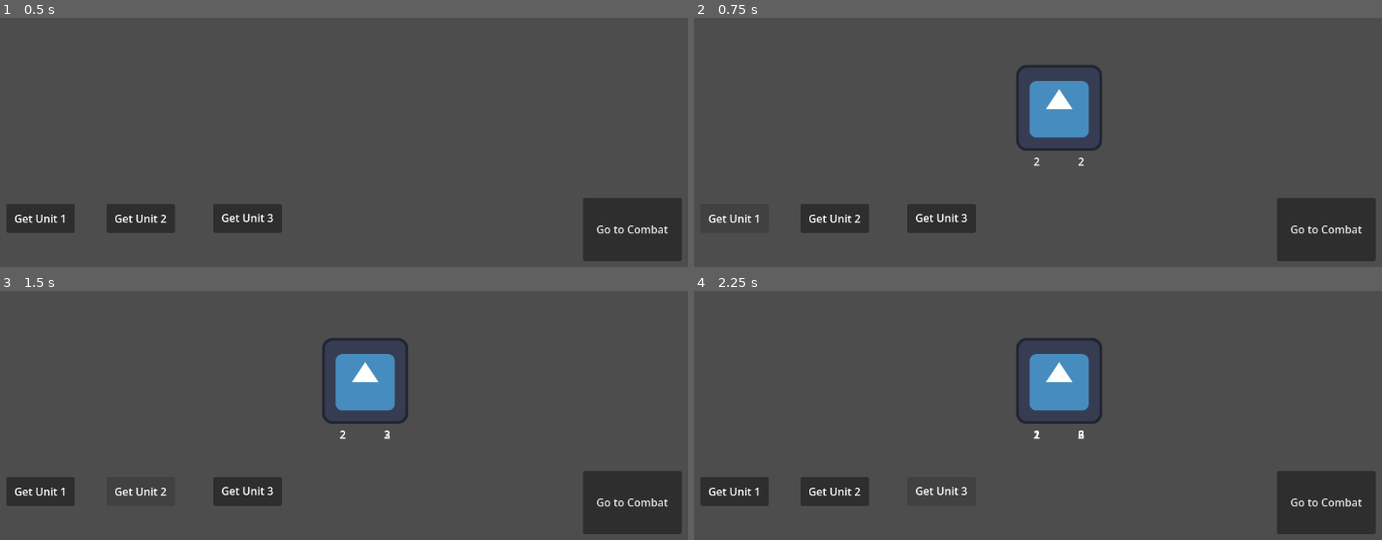
Above: before the commit, frames 1-4 (two rows, left to right).
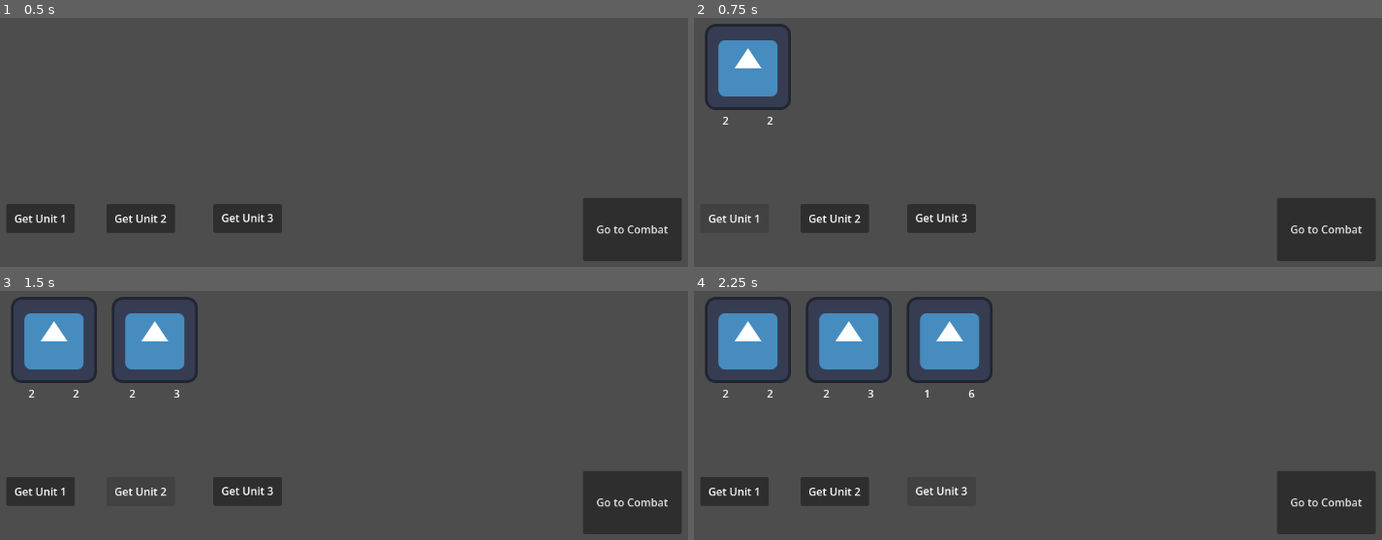
Above: after the commit, the same moments.

Repository: skeeeth/HACKER_AUTO_PETS
Game: Godot game, scene res://Scenes/ShopScene.tscn
Same seed, same stepped clock (60 frames per second), same inputs: the game is played once before the commit and once after it. The engine's default icon, where the game draws it, is replaced by a stand-in: a white triangle on a blue panel in a dark square.
Inputs:
- Up to frame 1 (0.5 s): no input
- Up to frame 2 (0.75 s): click "Get Unit 1" at 0.5 s
- Up to frame 3 (1.5 s): click "Get Unit 2" at 1.25 s
- Up to frame 4 (2.25 s): click "Get Unit 3" at 2 s

Frame 1 is identical in both runs. In frame 2, 5.1% of the frame differs, in the area x 1-60%, y 2-60%; in frame 3, 7.6%; in frame 4, 10%.

Commit message:
Finishing up shop
I implemented the units spawning in the shop to show what units you have. I also have it so the units purchased transfer into the combat simulator.

Diff:
--- a/Scenes/CombatSim.tscn
+++ b/Scenes/CombatSim.tscn
@@ -2,14 +2,10 @@
 
 [ext_resource type="Script" uid="uid://dfv4x5ov05lhh" path="res://Scripts/combat_sim.gd" id="1_pc1ni"]
 [ext_resource type="Script" uid="uid://6i4niaslfrq8" path="res://Resources/UnitData.gd" id="2_ollyq"]
-[ext_resource type="Resource" uid="uid://ca2uh8w5h7vln" path="res://Resources/Units/Unit1.tres" id="3_hobrl"]
-[ext_resource type="Resource" uid="uid://drdvw7jr2lha0" path="res://Resources/Units/Unit2.tres" id="4_sx1f8"]
-[ext_resource type="Resource" uid="uid://3thnakt2v0ij" path="res://Resources/Units/Unit3.tres" id="5_hb81n"]
 [ext_resource type="Resource" uid="uid://dxd8fem6tyriv" path="res://Resources/Units/Unit4.tres" id="6_sslh6"]
 
 [node name="CombatSim" type="Node2D" unique_id=807734234]
 script = ExtResource("1_pc1ni")
-ally_unit_data = Array[ExtResource("2_ollyq")]([ExtResource("3_hobrl"), ExtResource("4_sx1f8"), ExtResource("5_hb81n")])
 enemy_unit_data = Array[ExtResource("2_ollyq")]([ExtResource("6_sslh6")])
 step_size = 150
 
--- a/Scenes/ShopScene.tscn
+++ b/Scenes/ShopScene.tscn
@@ -18,8 +18,9 @@
 [node name="HBoxContainer" type="HBoxContainer" parent="." unique_id=835860638]
 offset_left = -463.0
 offset_top = -61.0
-offset_right = -303.0
+offset_right = 442.0
 offset_bottom = 130.0
+theme_override_constants/separation = 150
 
 [node name="Buttons" type="Node" parent="." unique_id=1076780851]
 
--- a/Scripts/combat_sim.gd
+++ b/Scripts/combat_sim.gd
@@ -9,7 +9,7 @@
 
 ## 5 is the number in SAP could change
 @export var board_size : int = 5
-@export var ally_unit_data : Array[UnitData]
+#@export var ally_unit_data : Array[UnitData]
 @export var enemy_unit_data : Array[UnitData]
 
 
@@ -28,7 +28,7 @@
 
 func _ready() -> void:
 	# should load from shop phase/encounter list but export works
-	for d in ally_unit_data:
+	for d in PlayerUnitsContainer.ally_unit_list:
 		player_stack.append(_create_unit(d))
 	for d in enemy_unit_data:
 		enemy_stack.append(_create_unit(d))
--- a/Scripts/shop_scene.gd
+++ b/Scripts/shop_scene.gd
@@ -1,5 +1,6 @@
 extends Node2D
 class_name ShopManager
+
 
 const UNIT_CONTROL_SCENE = preload("uid://cuol4iet7e1w2")
 
@@ -15,7 +16,7 @@
 func add_to_hbox(data : UnitData) -> void:
 	var unit : CombatUnitControl = _create_unit(data)
 	player_stack.append(unit)
-	$HBoxContainer.add_child(unit)
+
 
 func add_all_to_hbox() -> void:
 	for data in PlayerUnitsContainer.ally_unit_list:
@@ -26,12 +27,12 @@
 	var new_unit : CombatUnitControl
 	new_unit = UNIT_CONTROL_SCENE.instantiate()
 	new_unit.dress(data)
-	add_child(new_unit)
+	get_tree().get_root().get_node("ShopScene/HBoxContainer").add_child(new_unit)
 	return new_unit
 
 
 func _purchase_unit_button_pressed(unitNum : int) -> void:
-	#print(unitNum)
+
 	if PlayerUnitsContainer.ally_unit_list.size() != PlayerUnitsContainer.ARRAY_MAX_SIZE:
 		PlayerUnitsContainer.add_unit_to_list(purchasable_units[unitNum - 1])
 		add_to_hbox(purchasable_units[unitNum - 1])
